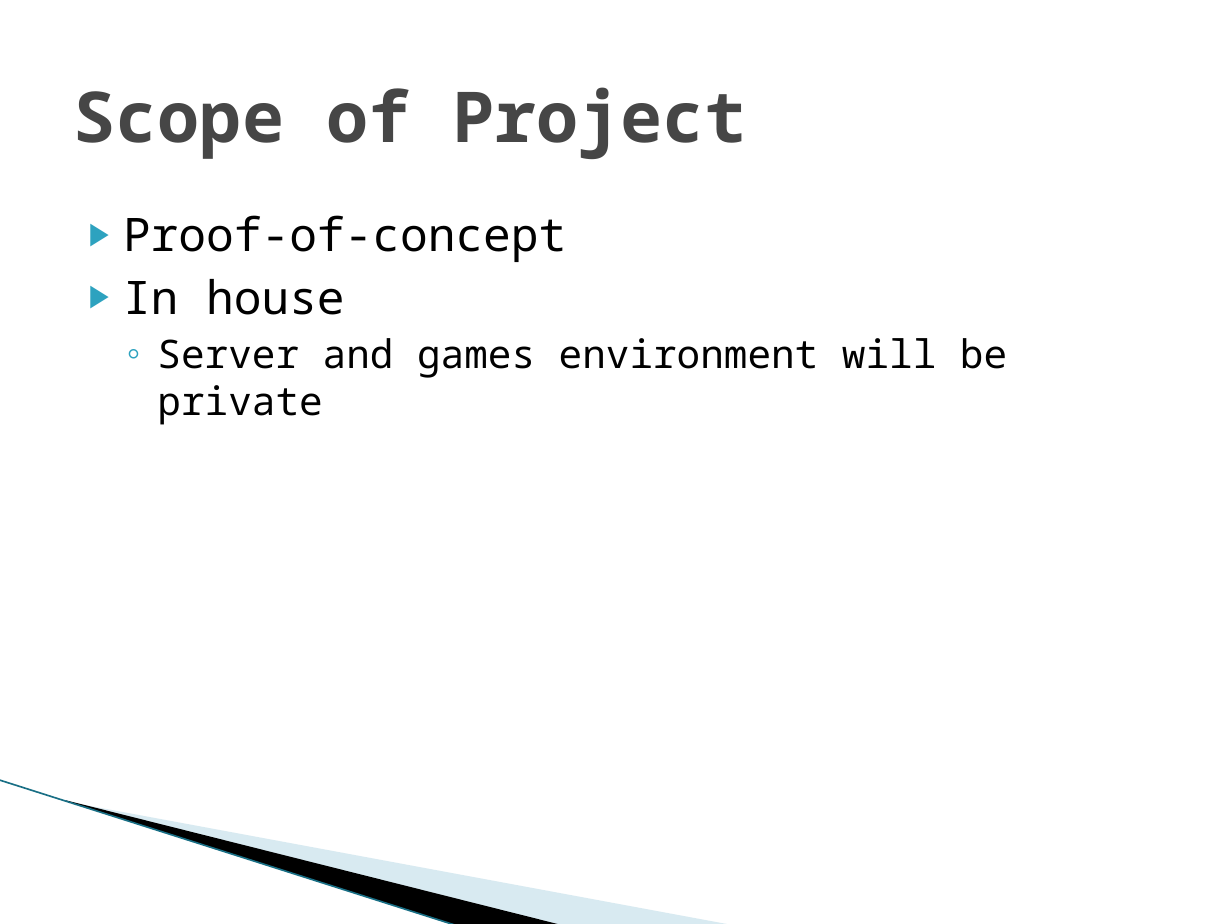
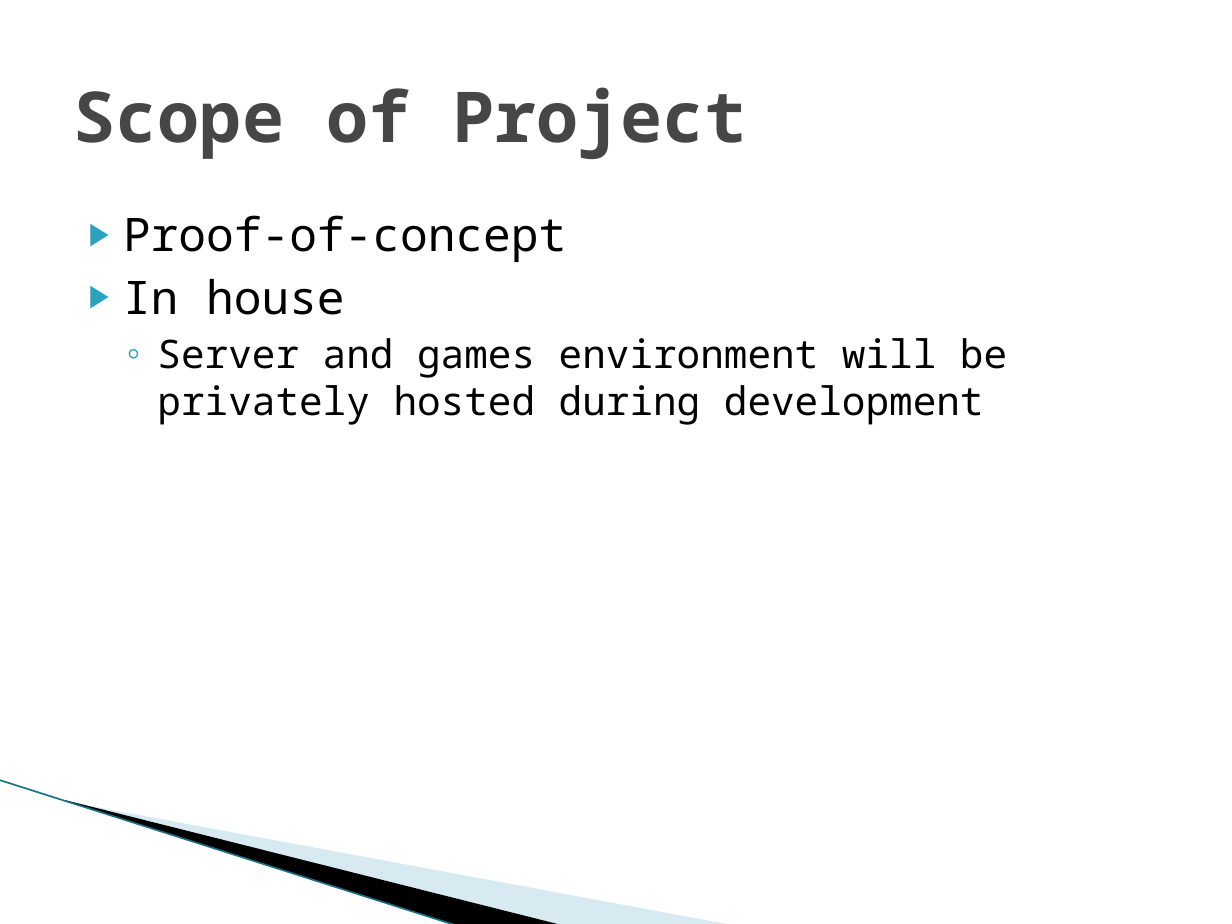
Before and after one commit to SDSMT-CSC/STBMF, a slide deck: slide 3 of Sprint1_Documents/Sprint 1 Review.pptx. Drawn at 1232x924 pixels with LibreOffice and Linux fonts; fonts in the diff are those of the drawing; background and template pictures are left out. Boxes give left, top, right and bottom in pixels: in the first picture for what was removed or moved away, otherwise in the second. Text is boxed around its words. In the diff, an @@ line names an element or a change of style, - is before the commit and + after.

```diff
--- a/Sprint1_Documents/Sprint 1 Review.pptx
+++ b/Sprint1_Documents/Sprint 1 Review.pptx
@@ text at box(157, 338, 1007, 425): text changed @@
-  ◦ Server and games environment will be private
+  ◦ Server and games environment will be privately hosted during development
```
Also in this commit, not shown: 4 other slides changed, 2 slides added, 2 slides removed, 3 other files.
